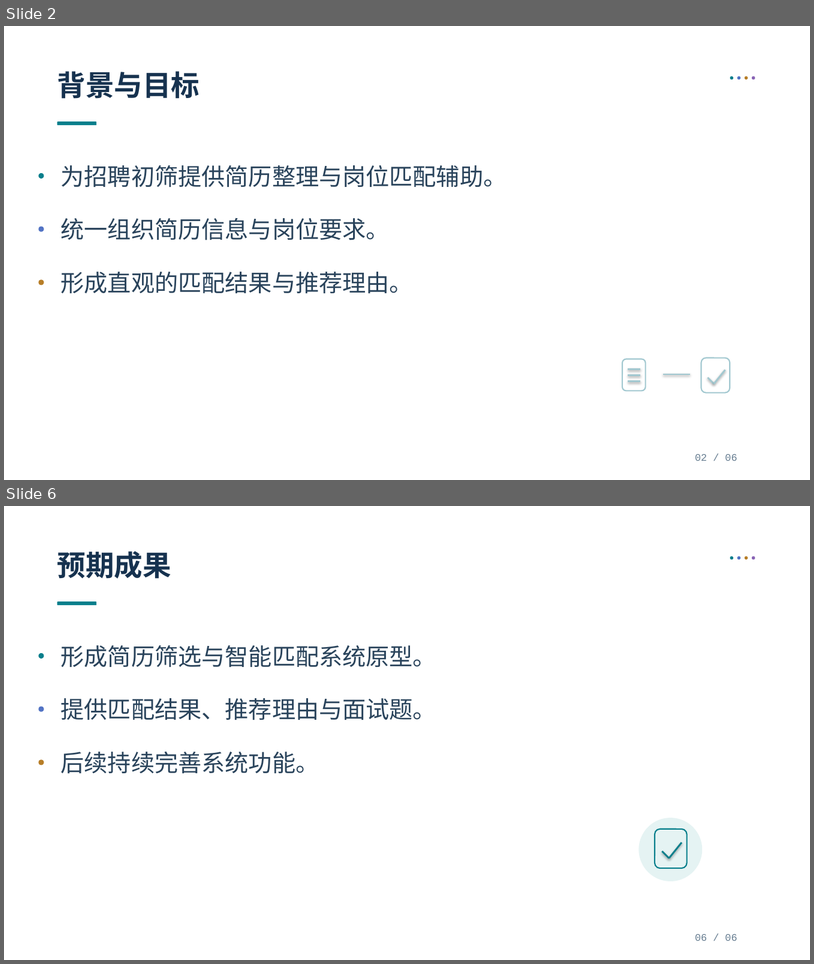
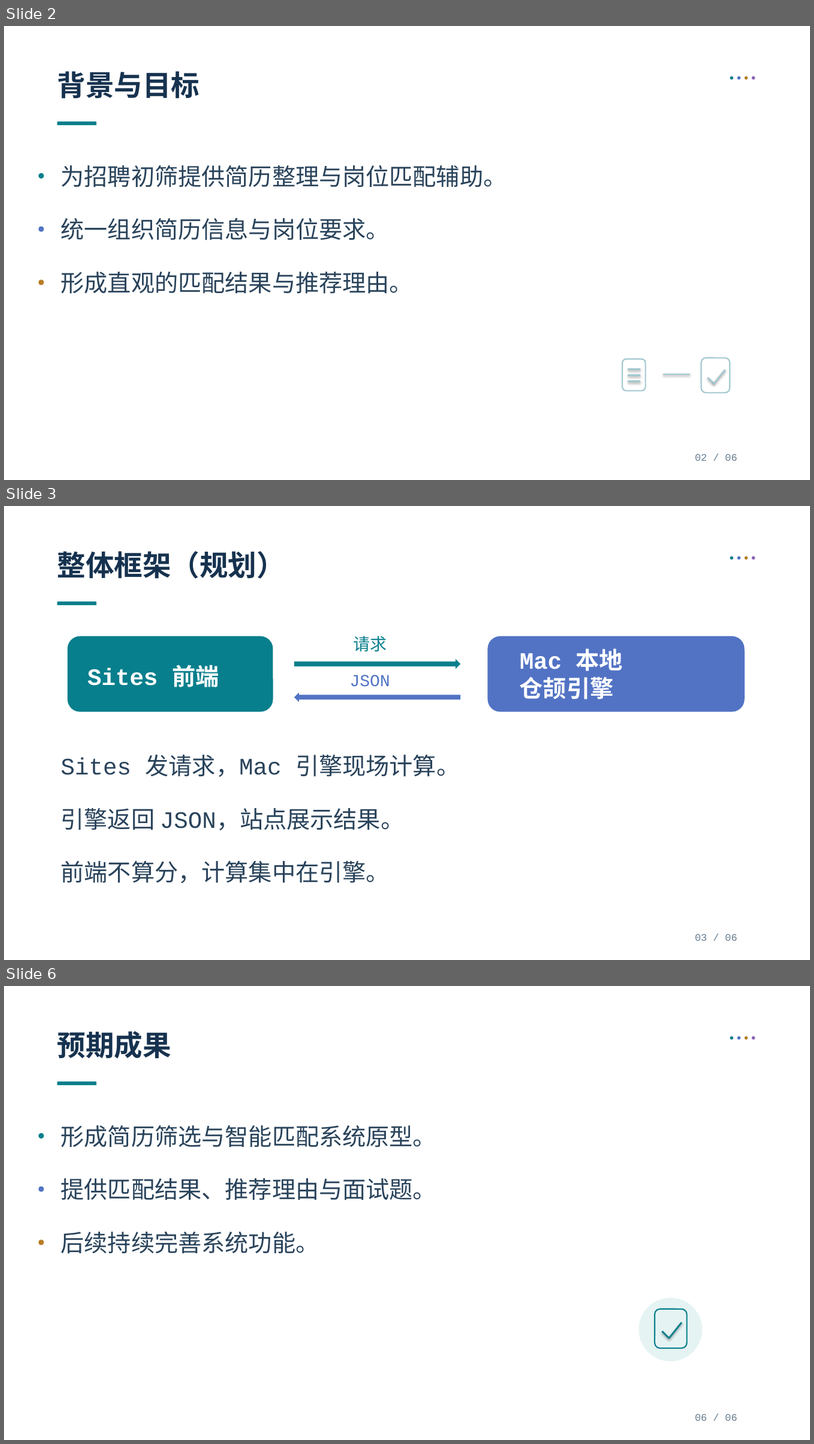
Before and after one commit to Yinjia-Chen/cangjie-resume-match, a slide deck: docs/presentation/opening-defense.pptx. Shown one above the other, each under a label of ours: slides 2 and 6 before the commit, slides 2, 3 and 6 after it; the slides between them are not shown. The pictures are 814x964 and 814x1444 pixels, drawn with LibreOffice and Linux fonts; fonts in the diff are those of the drawing. Boxes give left, top, right and bottom in pixels: in the first picture for what was removed or moved away, otherwise in the second. Text is boxed around its words. In the diff, an @@ line names an element or a change of style, - is before the commit and + after.

Commit message:
docs: 完善总体规划与开题答辩材料

```diff
--- a/docs/presentation/opening-defense.pptx
+++ b/docs/presentation/opening-defense.pptx
@@ slide 3 added at <box>4,506,810,960</box>, background #FFFFFF @@
@@ text added at <box>57,551,285,579</box>, 34 pt, text #16324F, bold @@
+整体框架（规划）
@@ ellipse added at <box>731,556,734,560</box>, fill #087F8C @@
@@ ellipse added at <box>738,556,741,560</box>, fill #5273C4 @@
@@ ellipse added at <box>745,556,749,560</box>, fill #B77E28 @@
@@ ellipse added at <box>752,556,756,560</box>, fill #8964B5 @@
@@ rounded rectangle added at <box>57,601,96,605</box>, fill #087F8C @@
@@ rounded rectangle added at <box>68,636,273,712</box>, fill #087F8C @@
@@ text added at <box>354,636,387,652</box>, 20 pt, text #087F8C @@
+请求
@@ rounded rectangle added at <box>488,636,745,712</box>, fill #5273C4 @@
@@ text added at <box>520,648,623,699</box>, 28 pt, text #FFFFFF, bold @@
+Mac 本地
+仓颉引擎
@@ text added at <box>87,664,219,687</box>, 28 pt, text #FFFFFF, bold @@
+Sites 前端
@@ right arrow added at <box>294,659,461,669</box>, fill #087F8C @@
@@ text added at <box>350,675,390,687</box>, 20 pt, text #5273C4 @@
+JSON
@@ left arrow added at <box>294,693,461,702</box>, fill #5273C4 @@
@@ text added at <box>61,754,460,777</box>, 28 pt, text #29435B @@
+Sites 发请求，Mac 引擎现场计算。
@@ text added at <box>61,808,404,830</box>, 28 pt, text #29435B @@
+引擎返回 JSON，站点展示结果。
@@ text added at <box>61,861,390,883</box>, 28 pt, text #29435B @@
+前端不算分，计算集中在引擎。
@@ text added at <box>695,934,737,940</box>, 12 pt, text #657C90 @@
+03 / 06
```
Also in this commit, not shown: 2 slides changed, 1 slide removed, 2 other files.
